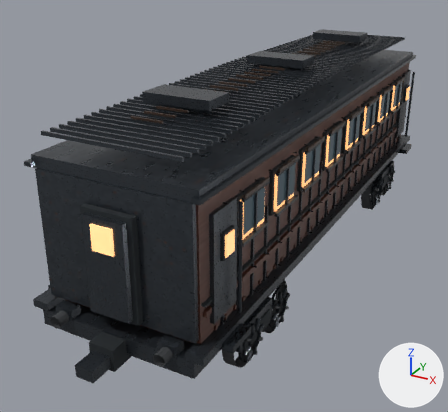
What one commit did to the glTF model assets/train-in-the-fog/coaches-r1/coach_15_02_vintage.glb.
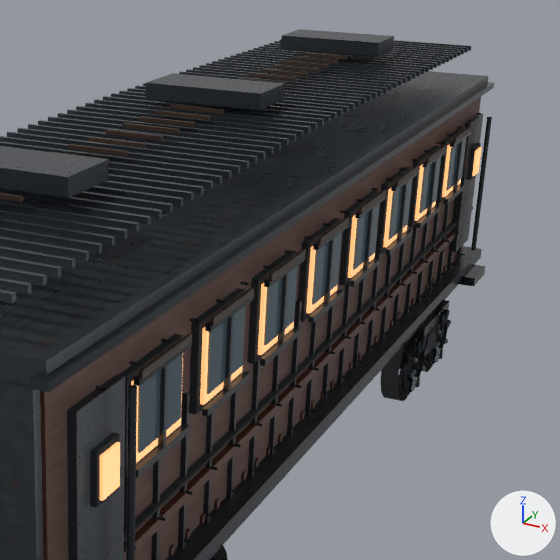
Each version is shown whole from a camera (50 mm lens) standing at (5.95, -13.59, 7.63) and looking at (-0.92, -1.09, 1.38), then close up on the part from 39% to 100% of the width and 4% to 70% of the height. Lighting does not change. The marker at lower right points along +X, +Y and +Z. The older version's two pictures come first. Where no turn or scale is listed for an object, it has been applied to the vertices.

Before the edit, the objects in view are built like this:
```python
ob_r1_vintage_15_02_axle_1 = bpy.data.objects.new('R1_VINTAGE_15_02_AXLE_1', me_r1_vintage_15_02_wheel_geometry)
ob_r1_vintage_15_02_axle_1.parent = ob_r1_vintage_15_02_root
ob_r1_vintage_15_02_axle_1.location = (0.0, 4.81, 0.64)
ob_r1_vintage_15_02_axle_1.rotation_euler = (0.247, 0.0, 0.0)  # degrees (14, 0, 0)
ob_r1_vintage_15_02_axle_2 = bpy.data.objects.new('R1_VINTAGE_15_02_AXLE_2', me_r1_vintage_15_02_wheel_geometry)
ob_r1_vintage_15_02_axle_2.parent = ob_r1_vintage_15_02_root
ob_r1_vintage_15_02_axle_2.location = (0.0, 3.56, 0.64)
ob_r1_vintage_15_02_axle_2.rotation_euler = (0.247, 0.0, 0.0)  # degrees (14, 0, 0)
ob_r1_vintage_15_02_hull = bpy.data.objects.new('R1_VINTAGE_15_02_HULL', me_r1_vintage_15_02_hull)
ob_r1_vintage_15_02_hull.location = (0.0, 0.0, 0.0)
```
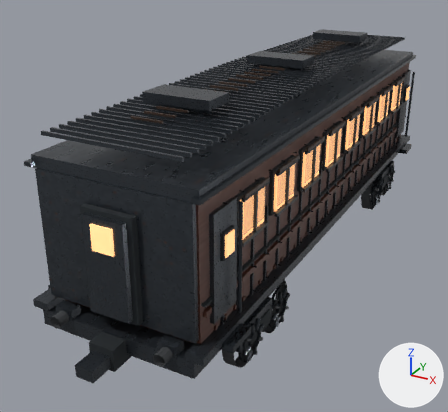
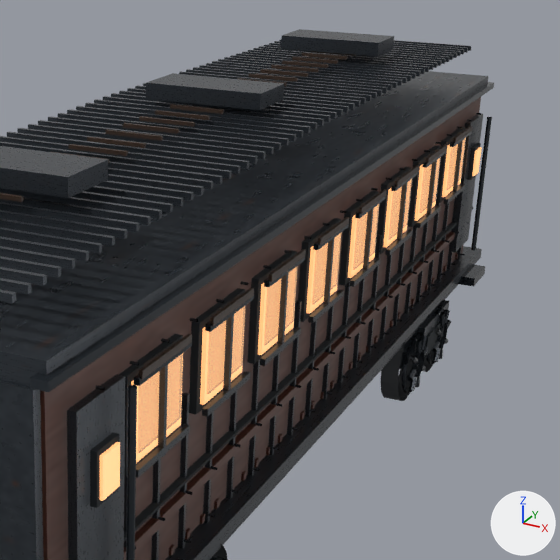
Changed parts and their boxes [x1, y1, x2, y2] in the close-ups (560 x 560 px):
'R1_VINTAGE_15_02_HULL', surface changed: [135, 135, 469, 456] in both

Edits to the bpy script that builds the scene:
```text
Change mat_damp_window_glass:
    where n0 = _N.new('ShaderNodeBsdfPrincipled'); n0.name = 'Principled BSDF'
    n0.inputs[2].default_value: 0.12 -> 0.18  # 'Roughness'
    add n4 = _N.new('ShaderNodeMath'); n4.name = 'Math'
    add n4.operation = 'MULTIPLY'
    add n4.inputs[1].default_value = 0.33  # 'Value'
    where n3 = _N.new('ShaderNodeVertexColor'); n3.name = 'Color Attribute'
    add _L.new(n4.outputs[0], n0.inputs[4])  # 'Value' to 'Alpha'
    add _L.new(n3.outputs[1], n4.inputs[0])  # 'Alpha' to 'Value'
```
